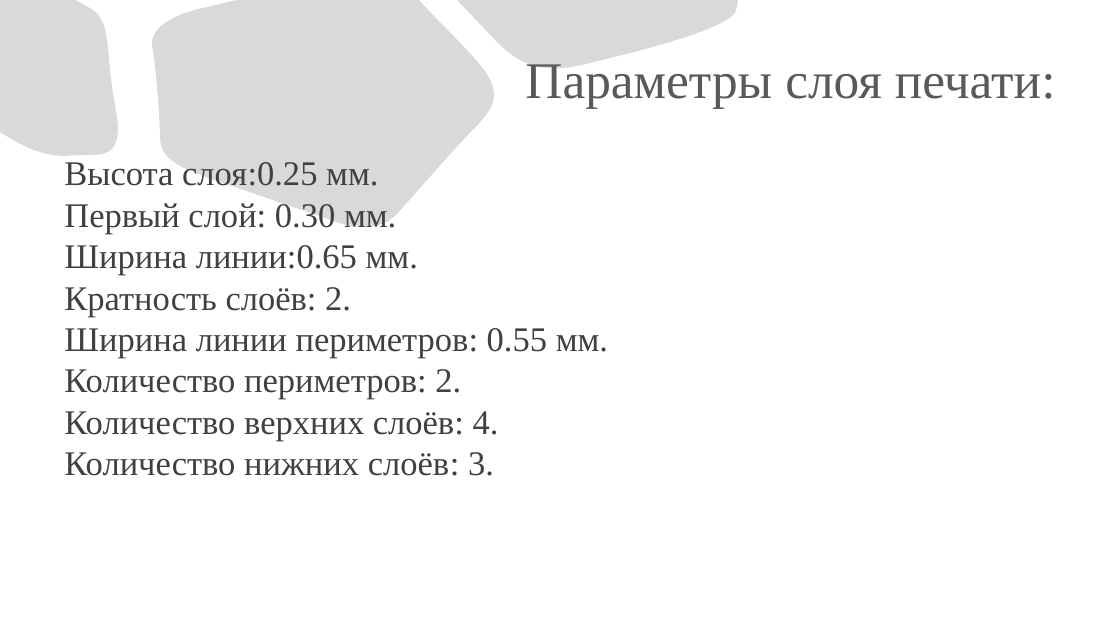
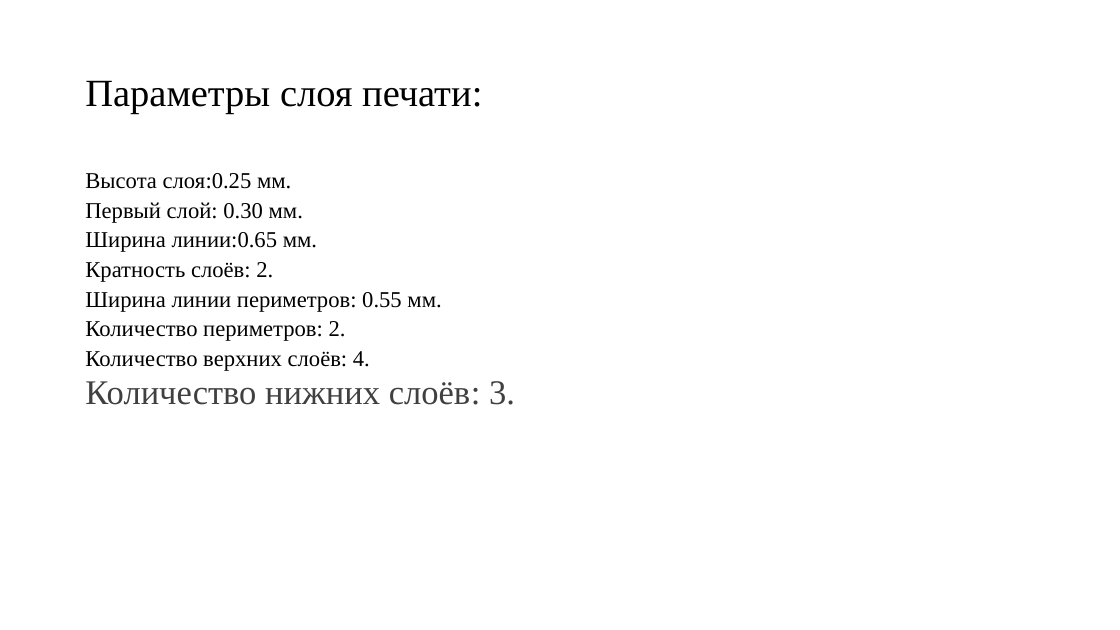
Before and after one commit to KuzovlevAnton/photos, a slide deck: slide 10 of Кузовлев Антон Презентация Шахматы.pptx. Drawn at 1120x630 pixels with LibreOffice and Linux fonts; fonts in the diff are those of the drawing. Boxes give left, top, right and bottom in pixels: in the first picture for what was removed or moved away, otherwise in the second. Text is boxed around its words. In the diff, an @@ line names an element or a change of style, - is before the commit and + after.

```diff
--- a/Кузовлев Антон Презентация Шахматы.pptx
+++ b/Кузовлев Антон Презентация Шахматы.pptx
@@ freeform shape removed at (0, 0, 126, 166) @@
@@ freeform shape removed at (150, 0, 503, 239) @@
@@ freeform shape removed at (457, 0, 738, 82) @@
@@ title "Параметры слоя печати:": place and size @@
-title "Параметры слоя печати:" at (525, 64, 1056, 109)
+title "Параметры слоя печати:" at (85, 80, 482, 115)
@@ title "Параметры слоя печати:" at (85, 80, 482, 115): size 44 to 33 pt, text colour #595959 to #000000; alignment right to left; line spacing 1 to 0.9 @@
@@ text "Высота слоя:0.25 мм.": place and size @@
-text "Высота слоя:0.25 мм." at (64, 162, 608, 476)
+text "Высота слоя:0.25 мм." at (85, 173, 515, 405)
@@ text "Высота слоя:0.25 мм." at (85, 173, 515, 405): size 29.6 to 19.4 pt, text colour #404040 to #000000 in "Высота слоя:0.25 мм.", "Первый слой: 0.30 мм.", "Ширина линии:0.65 мм.", "Кратность слоёв: 2." and 3 more places; line spacing 1 to 0.77; more space between paragraphs @@
```
Also in this commit, not shown: 10 other slides changed, 1 slide added, 1 slide removed.
